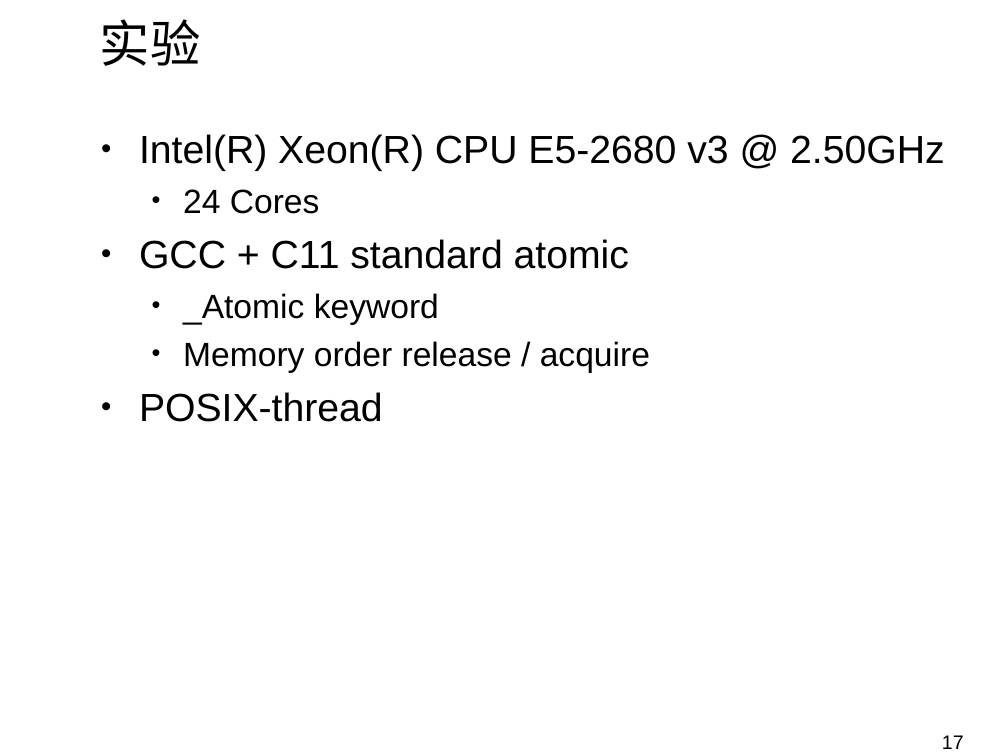
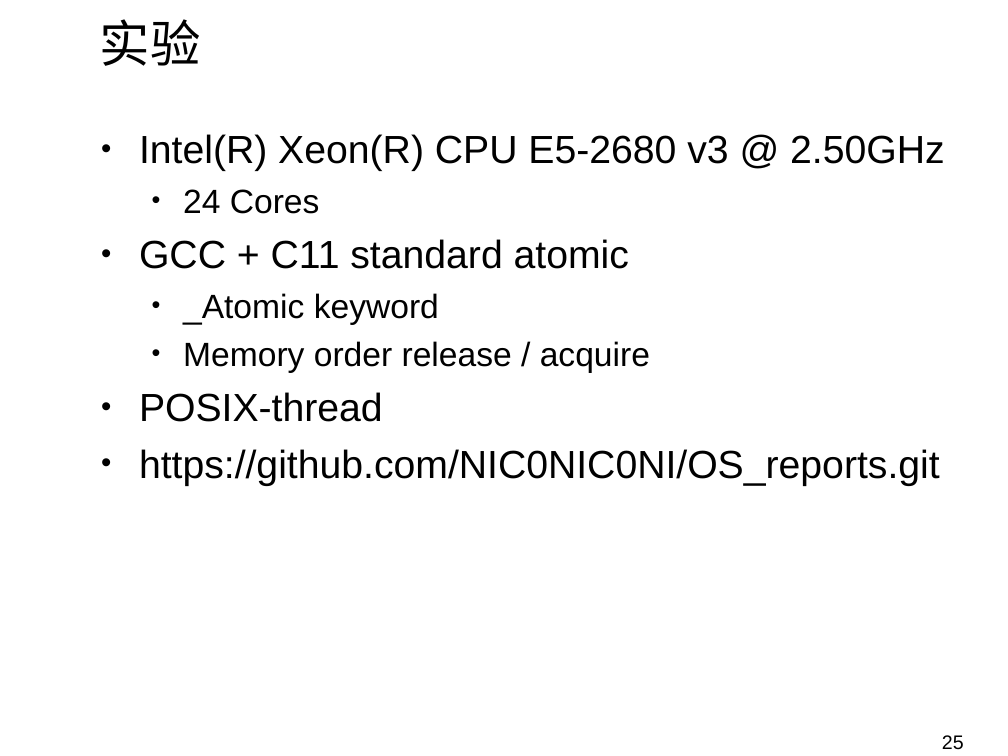
Before and after one commit to NIC0NIC0NI/OS_reports, a slide deck: slide 25 of Presentation.pptx (slide 17 before the commit). Drawn at 1008x756 pixels with LibreOffice and Linux fonts; fonts in the diff are those of the drawing; background and template pictures are left out. Boxes give left, top, right and bottom in pixels: in the first picture for what was removed or moved away, otherwise in the second. Text is boxed around its words. In the diff, an @@ line names an element or a change of style, - is before the commit and + after.

```diff
--- a/Presentation.pptx
+++ b/Presentation.pptx
@@ text at [139, 449, 940, 486]: paragraph added @@
+• https://github.com/NIC0NIC0NI/OS_reports.git
@@ page number at [942, 735, 964, 750]: text changed @@
-17
+25
```
Also in this commit, not shown: 5 other slides changed, 26 slides added.
